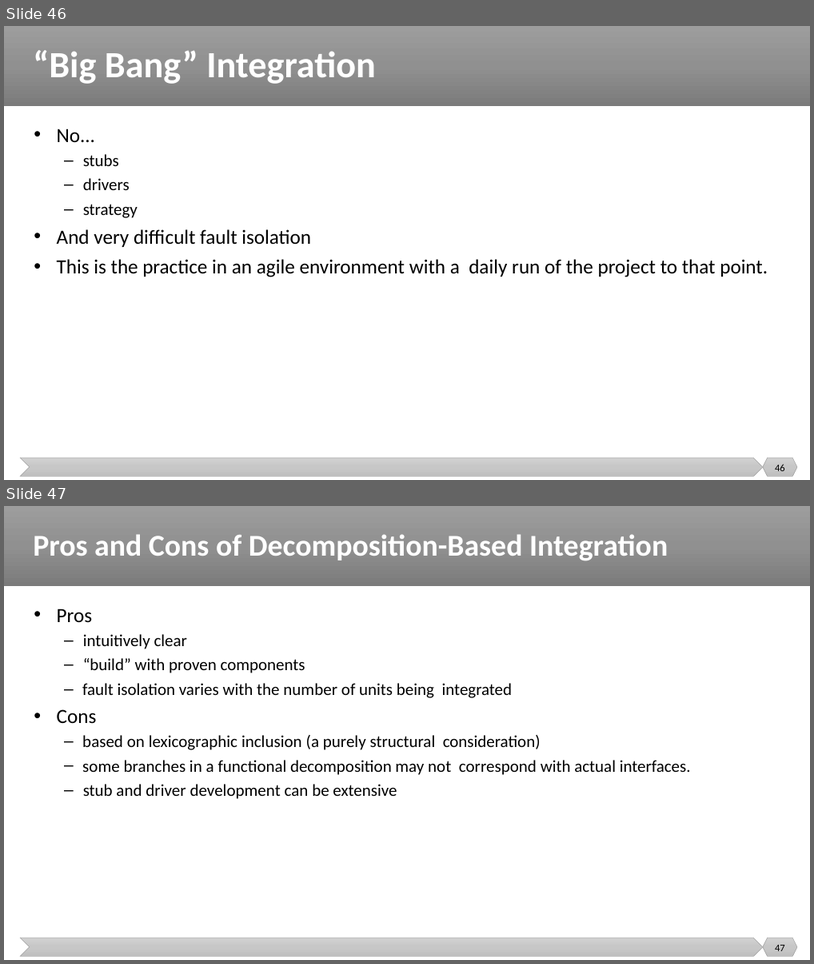
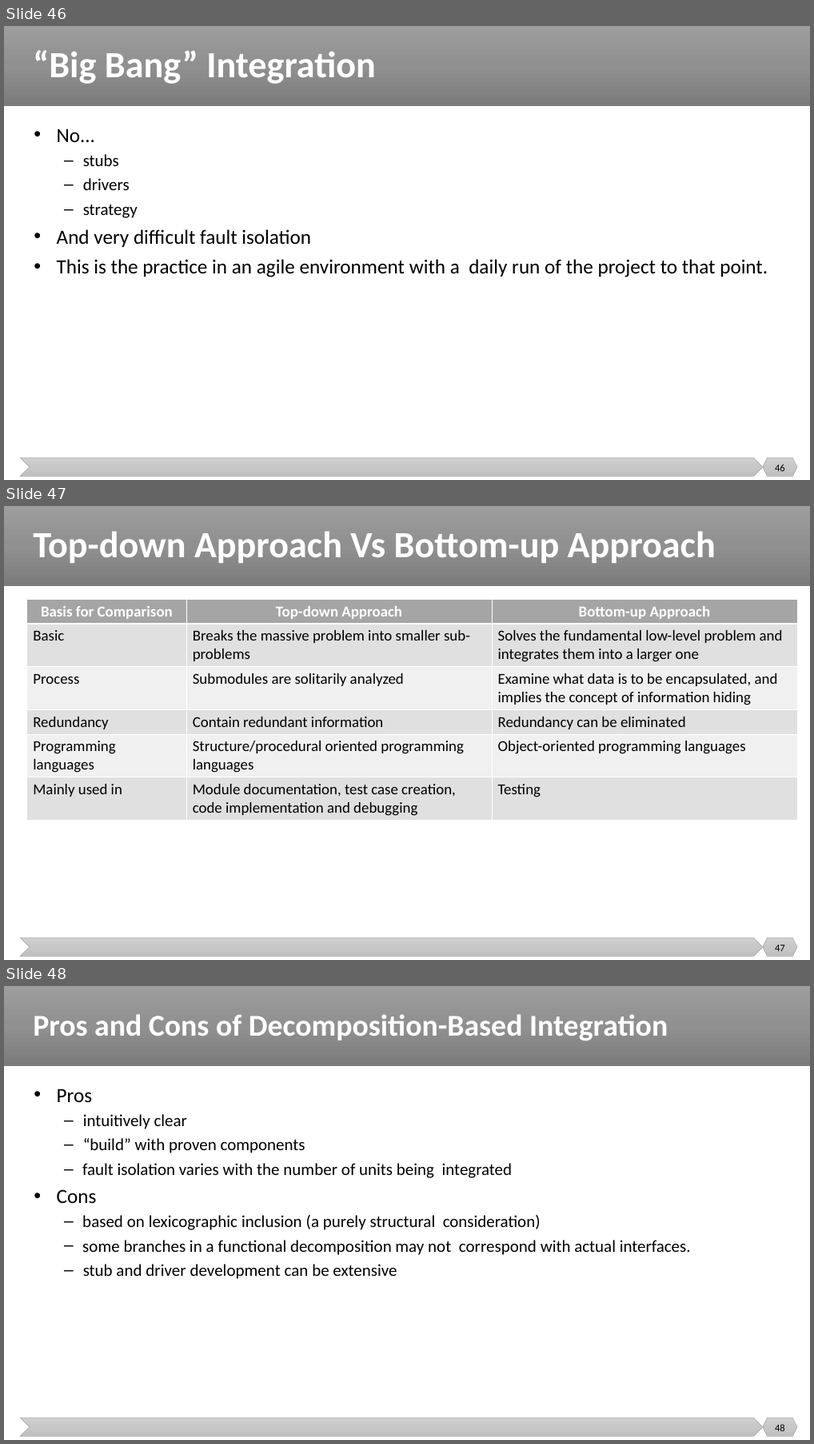
Before and after one commit to malenezi/malenezi, a slide deck: SE401/Lectures/8-Integration, System and Regression Testing/Integration Testing.pptx. Shown one above the other, each under a label of ours: slides 46 and 47 before the commit, slides 46, 47 and 48 after it. The pictures are 814x964 and 814x1444 pixels, drawn with LibreOffice and Linux fonts; fonts in the diff are those of the drawing. Boxes give left, top, right and bottom in pixels: in the first picture for what was removed or moved away, otherwise in the second. Text is boxed around its words. In the diff, an @@ line names an element or a change of style, - is before the commit and + after.

```diff
--- a/SE401/Lectures/8-Integration, System and Regression Testing/Integration Testing.pptx
+++ b/SE401/Lectures/8-Integration, System and Regression Testing/Integration Testing.pptx
@@ slide 47 added at <box>4,506,810,960</box>, background #FFFFFF; not listed: 3 template elements that a slide beside it also shows @@
@@ title added at <box>33,531,716,563</box>, 44 pt, text #FFFFFF, bold @@
+Top-down Approach Vs Bottom-up Approach
@@ table added at <box>27,599,798,819</box>, 6 rows, 3 columns @@
+Basis for Comparison | Top-down Approach | Bottom-up Approach
+Basic | Breaks the massive problem into smaller sub-problems | Solves the fundamental low-level problem and integrates them into a larger one
+Process | Submodules are solitarily analyzed | Examine what data is to be encapsulated, and implies the concept of information hiding
+Redundancy | Contain redundant information | Redundancy can be eliminated
+Programming languages | Structure/procedural oriented programming languages | Object-oriented programming languages
+Mainly used in | Module documentation, test case creation, code implementation and debugging | Testing
@@ page number added at <box>775,944,786,951</box>, 12 pt, text #000000 @@
+47
@@ what was slide 47 is now slide 48 @@
@@ page number at <box>775,1424,786,1431</box>: text changed @@
-47
+48
```
Also in this commit, not shown: 2 other files.
